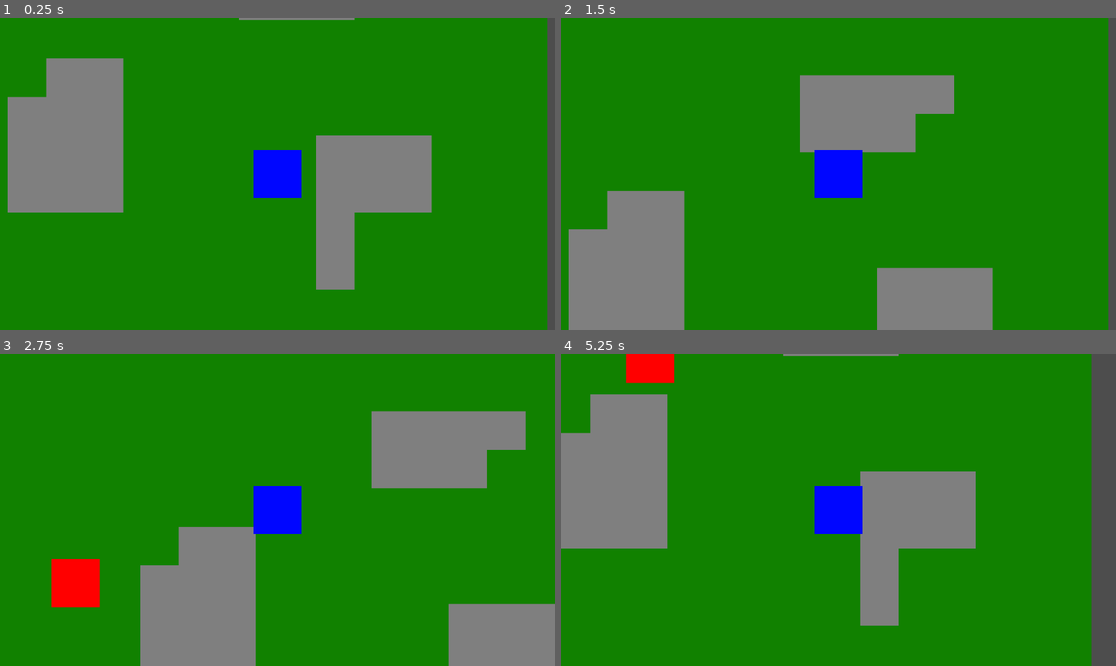
Above: before the commit, frames 1-4 (two rows, left to right).
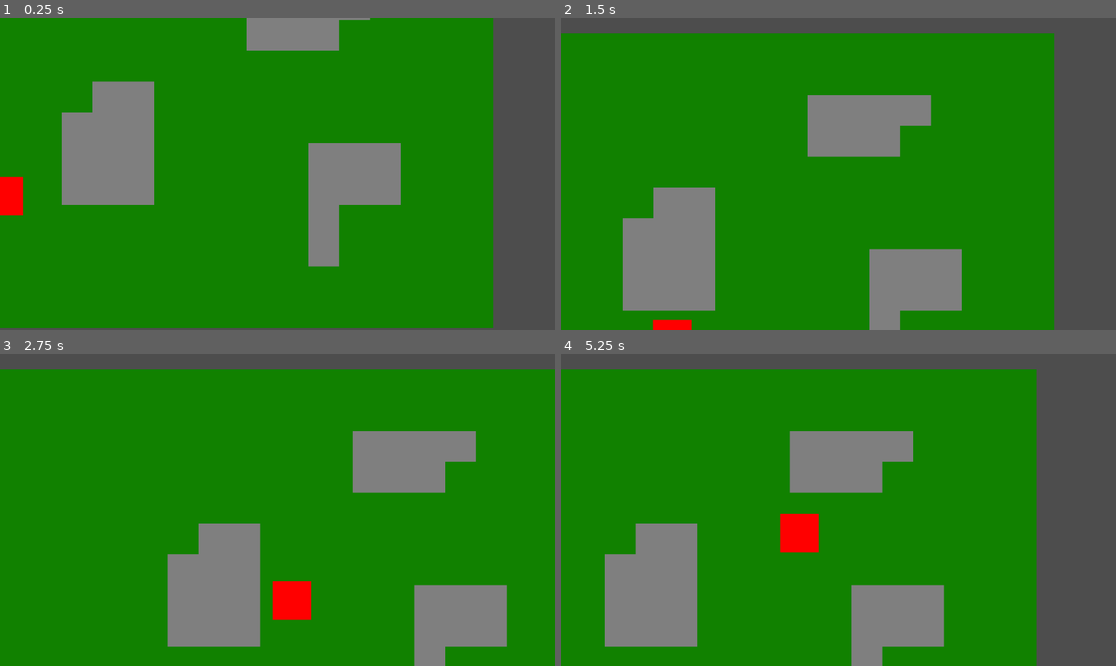
Above: after the commit, the same moments.

Repository: justin-swenson111/2d_Game
Game: Godot game, scene res://Main.tscn
Two runs of this game, one before a commit and one after it. Both use one fixed random seed, a clock stepped at 60 frames per second and the inputs below.
Inputs:
- Up to frame 1 (0.25 s): no input
- Up to frame 2 (1.5 s): hold W (up) from 0.53 s (still down)
- Up to frame 3 (2.75 s): release W (up) at 2.03 s; hold A (left) from 2.03 s (still down)
- Up to frame 4 (5.25 s): release A (left) at 3.53 s; hold S (down) 3.53-4.28 s; hold D (right) 4.28-5.03 s; hold W (up) from 5.03 s (still down)

The runs differ from the first frame. In frame 1, 25% of the frame differs, in the area x 0-99%, y 0-100%; in frame 2, 28%; in frame 3, 21%; in frame 4, 42%, in the area x 0-96%, y 0-100%.

Commit message:
distance based pathfinding
Pathfinding fixed so it activates based on distance from the player rather than being on camera

Diff:
--- a/new-game-project/Main.tscn
+++ b/new-game-project/Main.tscn
@@ -41,6 +41,8 @@
 [sub_resource type="RectangleShape2D" id="RectangleShape2D_03owx"]
 size = Vector2(30, 10)
 
+[sub_resource type="CircleShape2D" id="CircleShape2D_fos0i"]
+
 [node name="Node2D" type="Node2D" unique_id=2100994548]
 
 [node name="foreground" type="TileMapLayer" parent="." unique_id=2121356699]
@@ -56,10 +58,8 @@
 shape = SubResource("RectangleShape2D_trn2v")
 
 [node name="Sprite2D" type="Sprite2D" parent="player" unique_id=1784849466]
+visible = false
 texture = ExtResource("2_fos0i")
-
-[node name="Camera2D" type="Camera2D" parent="player" unique_id=731033619]
-zoom = Vector2(5, 5)
 
 [node name="NavigationAgent2D" type="NavigationAgent2D" parent="player" unique_id=1521031726]
 target_desired_distance = 4.0
@@ -73,6 +73,7 @@
 shape = SubResource("RectangleShape2D_fos0i")
 
 [node name="rightAtk" type="Area2D" parent="player" unique_id=263241082]
+visible = false
 
 [node name="CollisionShape2D" type="CollisionShape2D" parent="player/rightAtk" unique_id=986689203]
 position = Vector2(15, -0.5)
@@ -80,20 +81,25 @@
 disabled = true
 
 [node name="upAtk" type="Area2D" parent="player" unique_id=105409644]
+visible = false
 
 [node name="CollisionShape2D" type="CollisionShape2D" parent="player/upAtk" unique_id=1999871528]
 position = Vector2(0, -15)
 shape = SubResource("RectangleShape2D_lgr22")
 
 [node name="downAtk" type="Area2D" parent="player" unique_id=361447322]
+visible = false
 
 [node name="CollisionShape2D" type="CollisionShape2D" parent="player/downAtk" unique_id=83881766]
 position = Vector2(0, 15)
 shape = SubResource("RectangleShape2D_03owx")
 
-[node name="Enemy" type="CharacterBody2D" parent="." unique_id=546027443]
+[node name="Camera2D" type="Camera2D" parent="player" unique_id=1970411111]
+zoom = Vector2(4, 4)
+
+[node name="Enemy" type="CharacterBody2D" parent="." unique_id=546027443 groups=["dest"]]
 position = Vector2(-150, 0)
-collision_layer = 2
+collision_layer = 15
 script = ExtResource("4_3dxm6")
 
 [node name="EnemyBox" type="CollisionShape2D" parent="Enemy" unique_id=561367108]
@@ -113,5 +119,15 @@
 
 [node name="VisibleOnScreenNotifier2D" type="VisibleOnScreenNotifier2D" parent="Enemy" unique_id=1780185543]
 
+[node name="Area2D" type="Area2D" parent="Enemy" unique_id=1229835226]
+
+[node name="CollisionShape2D" type="CollisionShape2D" parent="Enemy/Area2D" unique_id=1751497588]
+scale = Vector2(15, 15)
+shape = SubResource("CircleShape2D_fos0i")
+
+[connection signal="area_entered" from="player/leftAtk" to="player" method="_on_left_atk_area_entered"]
+[connection signal="body_entered" from="player/leftAtk" to="player" method="_on_left_atk_body_entered"]
 [connection signal="screen_entered" from="Enemy/VisibleOnScreenNotifier2D" to="Enemy" method="_on_visible_on_screen_notifier_2d_screen_entered"]
 [connection signal="screen_exited" from="Enemy/VisibleOnScreenNotifier2D" to="Enemy" method="_on_visible_on_screen_notifier_2d_screen_exited"]
+[connection signal="body_entered" from="Enemy/Area2D" to="Enemy" method="_on_area_2d_body_entered"]
+[connection signal="body_exited" from="Enemy/Area2D" to="Enemy" method="_on_area_2d_body_exited"]
--- /dev/null
+++ b/new-game-project/area_2d.gd
@@ -0,0 +1,15 @@
+extends Area2D
+
+
+# Called when the node enters the scene tree for the first time.
+func _ready() -> void:
+	pass # Replace with function body.
+
+
+# Called every frame. 'delta' is the elapsed time since the previous frame.
+func _process(delta: float) -> void:
+	pass
+
+
+func _on_body_entered(body: Node2D) -> void:
+	print(body.name)
--- a/new-game-project/enemy.gd
+++ b/new-game-project/enemy.gd
@@ -7,6 +7,8 @@
 
 func _ready():
 	agent.target_position = global_position
+
+
 
 
 func _physics_process(delta):
@@ -25,10 +27,13 @@
 	velocity = direction * speed
 	move_and_slide()
 
-func _on_visible_on_screen_notifier_2d_screen_entered():
-	chasing = true
-	agent.target_position = player.global_position
 
-func _on_visible_on_screen_notifier_2d_screen_exited():
-	chasing = false
-	agent.target_position = global_position
+func _on_area_2d_body_entered(body: Node2D) -> void:
+	if (body.is_in_group("player")):
+		chasing=true
+
+
+
+func _on_area_2d_body_exited(body: Node2D) -> void:
+	if (body.is_in_group("player")):
+		chasing=false
--- a/new-game-project/player.gd
+++ b/new-game-project/player.gd
@@ -9,3 +9,12 @@
 	else:
 		velocity = velocity.move_toward(Vector2.ZERO, SPEED)
 	move_and_slide()
+
+
+
+
+
+
+
+func _on_area_2d_body_entered(body: Node2D) -> void:
+	print(body.name) # Replace with function body.
--- a/new-game-project/project.godot
+++ b/new-game-project/project.godot
@@ -10,7 +10,7 @@
 
 [application]
 
-config/name="New Game Project"
+config/name="2D Game"
 run/main_scene="uid://cqow47bch5ocs"
 config/features=PackedStringArray("4.6", "Forward Plus")
 config/icon="res://icon.svg"
@@ -18,6 +18,7 @@
 [global_group]
 
 player=""
+dest=""
 
 [input]
 
Not shown, added: new-game-project/area_2d.gd.uid
